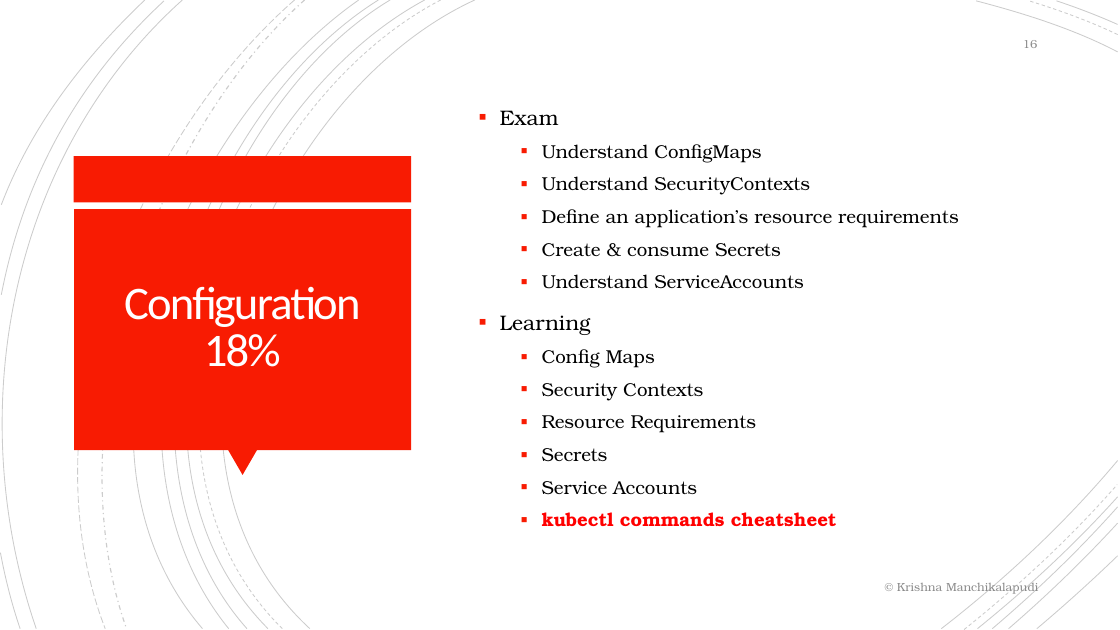
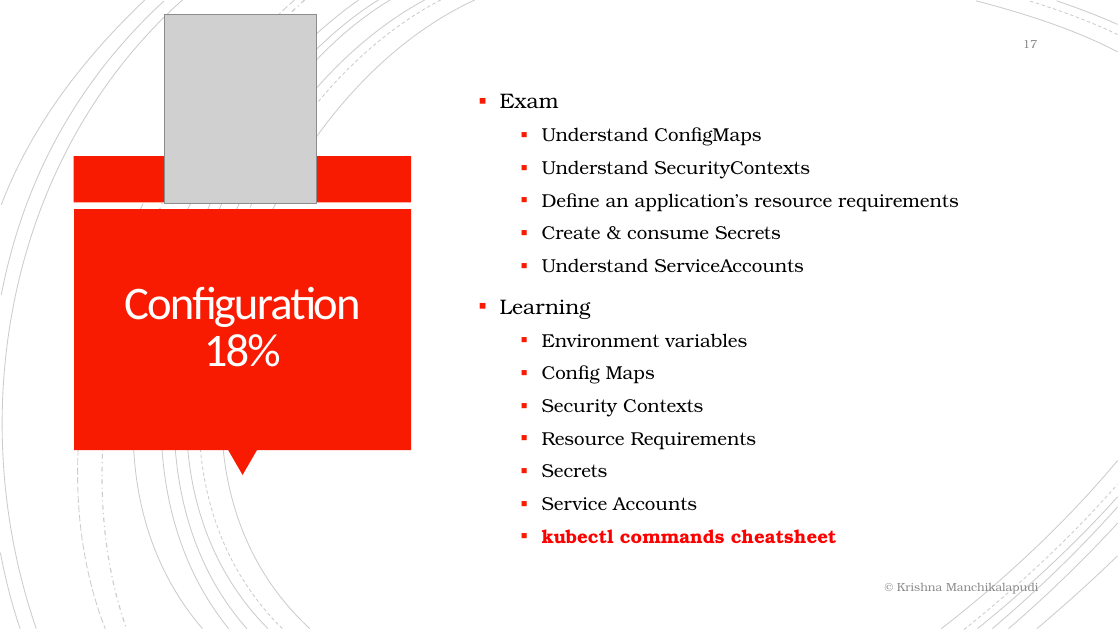
Before and after one commit to krishnamanchikalapudi/developer.info, a slide deck: slide 17 of CKAD-CertifiedKubernetesApplicationDeveloper/training.pptx (slide 16 before the commit). Drawn at 1120x630 pixels with LibreOffice and Linux fonts; fonts in the diff are those of the drawing; grey boxes stand for pictures. Boxes give left, top, right and bottom in pixels: in the first picture for what was removed or moved away, otherwise in the second. Text is boxed around its words. In the diff, an @@ line names an element or a change of style, - is before the commit and + after.

```diff
--- a/CKAD-CertifiedKubernetesApplicationDeveloper/training.pptx
+++ b/CKAD-CertifiedKubernetesApplicationDeveloper/training.pptx
@@ picture added at [165, 14, 317, 203] @@
@@ page number at [1023, 40, 1037, 48]: text changed @@
-16
+17
@@ text at [542, 333, 747, 347]: paragraph added @@
+  ▪ Environment variables
```
Also in this commit, not shown: 26 other slides changed, 8 slides added, 10 other files.
